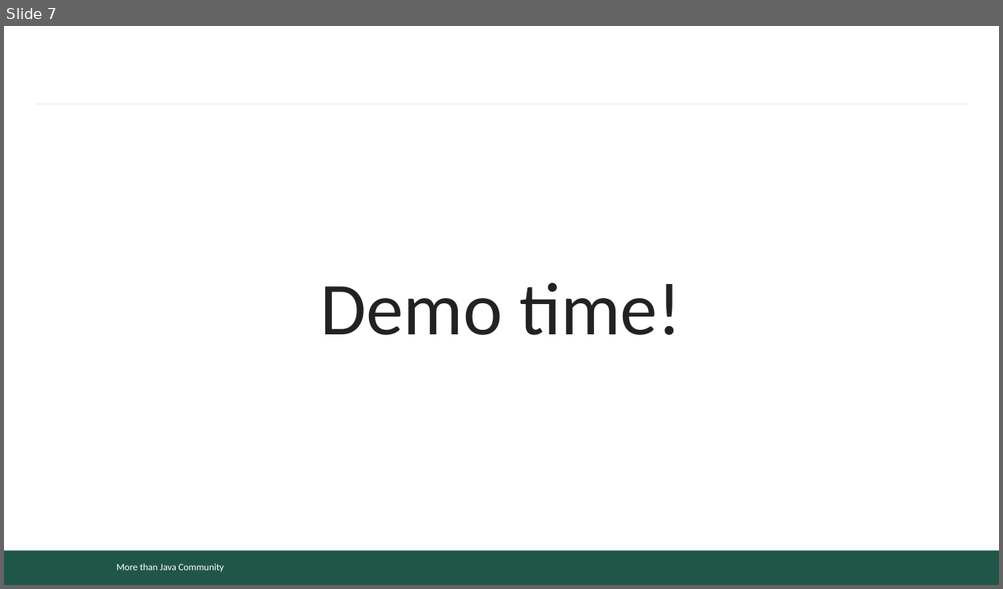
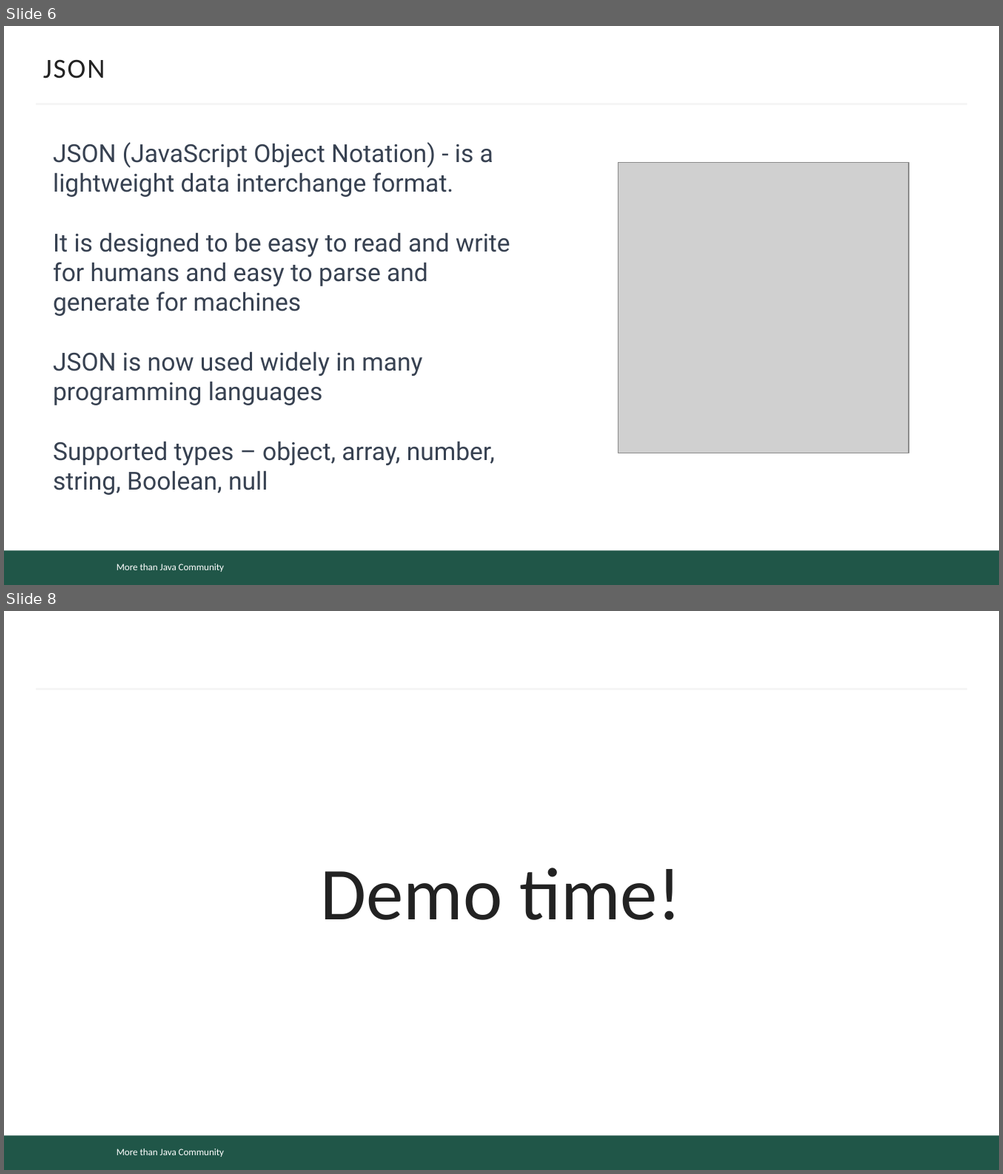
Before and after one commit to mjc-school/MJC-School, a slide deck: stage #4/light-talks/serialization/serialization.pptx. Shown one above the other, each under a label of ours: slide 7 before the commit, slides 6 and 8 after it; the slides between them are not shown. The pictures are 1003x589 and 1003x1174 pixels, drawn with LibreOffice and Linux fonts; fonts in the diff are those of the drawing; grey boxes stand for pictures; background and template pictures are left out. Boxes give left, top, right and bottom in pixels: in the first picture for what was removed or moved away, otherwise in the second. Text is boxed around its words. In the diff, an @@ line names an element or a change of style, - is before the commit and + after.

```diff
--- a/stage #4/light-talks/serialization/serialization.pptx
+++ b/stage #4/light-talks/serialization/serialization.pptx
@@ slide 6 added at (x1=4, y1=26, x2=999, y2=585), background #FFFFFF; not listed: 3 template elements that a slide beside it also shows @@
@@ title added at (x1=43, y1=59, x2=105, y2=79), 20 pt, text #222222 @@
+JSON
@@ text added at (x1=53, y1=142, x2=510, y2=495), 18 pt, text #374151 @@
+JSON (JavaScript Object Notation) - is a lightweight data interchange format.
+It is designed to be easy to read and write for humans and easy to parse and generate for machines
+JSON is now used widely in many programming languages
+Supported types – object, array, number, string, Boolean, null
@@ picture added at (x1=617, y1=162, x2=908, y2=453) @@
@@ what was slide 7 is now slide 8 @@
```
Also in this commit, not shown: 18 other slides added, 11 slides removed.
